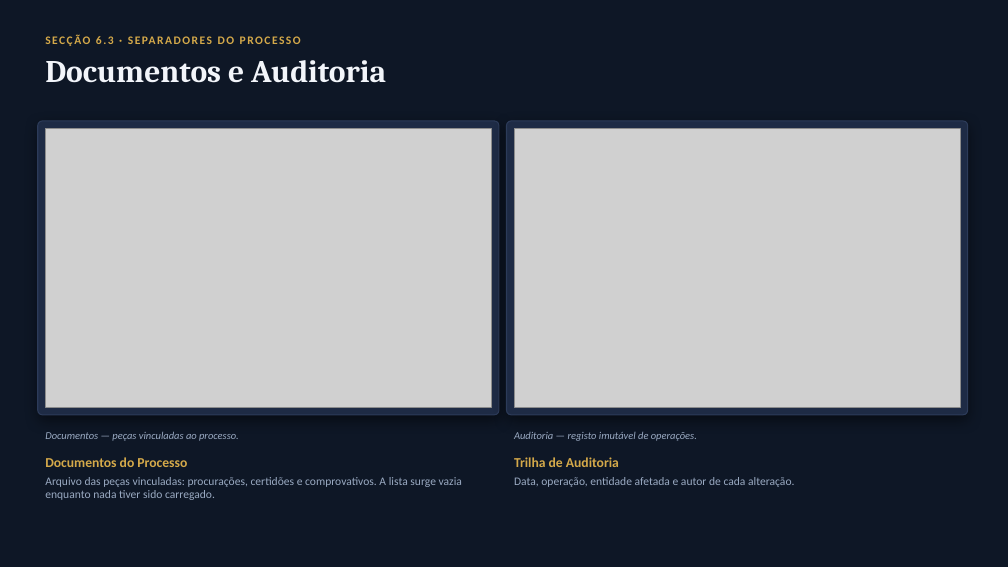
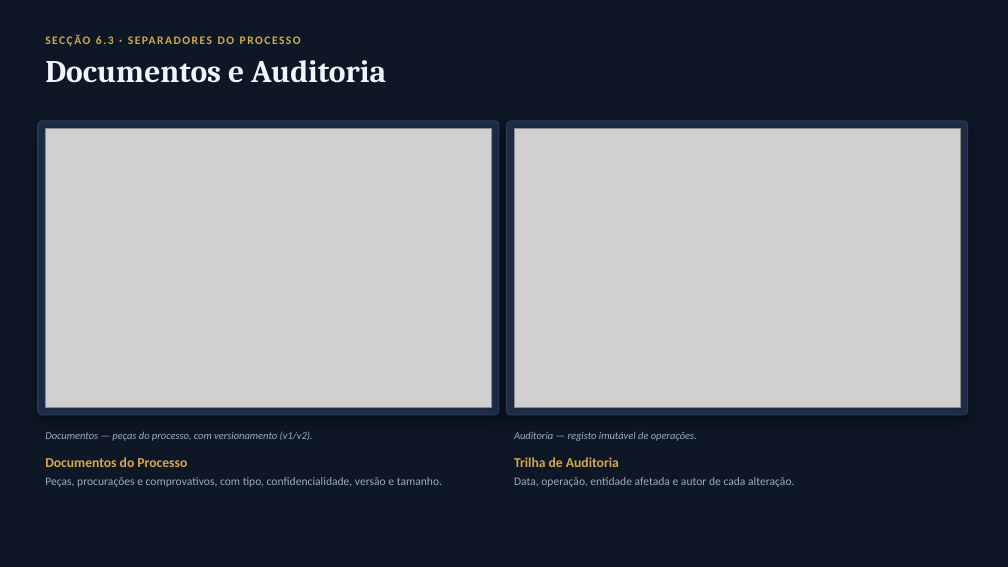
Before and after one commit to tchspprtcv/lexcv, a slide deck: slide 26 of docs/MANUAL_DO_UTILIZADOR.pptx. Drawn at 1008x567 pixels with LibreOffice and Linux fonts; fonts in the diff are those of the drawing; grey boxes stand for pictures. Boxes give left, top, right and bottom in pixels: in the first picture for what was removed or moved away, otherwise in the second. Text is boxed around its words. In the diff, an @@ line names an element or a change of style, - is before the commit and + after.

```diff
--- a/docs/MANUAL_DO_UTILIZADOR.pptx
+++ b/docs/MANUAL_DO_UTILIZADOR.pptx
@@ text at (45,431,313,441): text changed @@
-Documentos — peças vinculadas ao processo.
+Documentos — peças do processo, com versionamento (v1/v2).
@@ text at (45,477,442,487): text changed @@
-Arquivo das peças vinculadas: procurações, certidões e comprovativos. A lista surge vazia enquanto nada tiver sido carregado.
+Peças, procurações e comprovativos, com tipo, confidencialidade, versão e tamanho.
```
Also in this commit, not shown: 4 other files.
